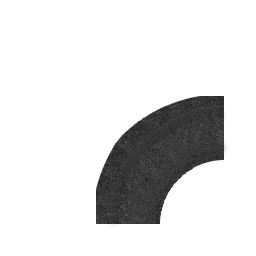
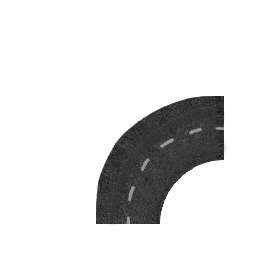
Layers edited between the first and the second w=256, h=256 image:
added layer "Layer" above "layer" over box(126, 125, 224, 224)
painted on "layer" over box(96, 96, 224, 224)
